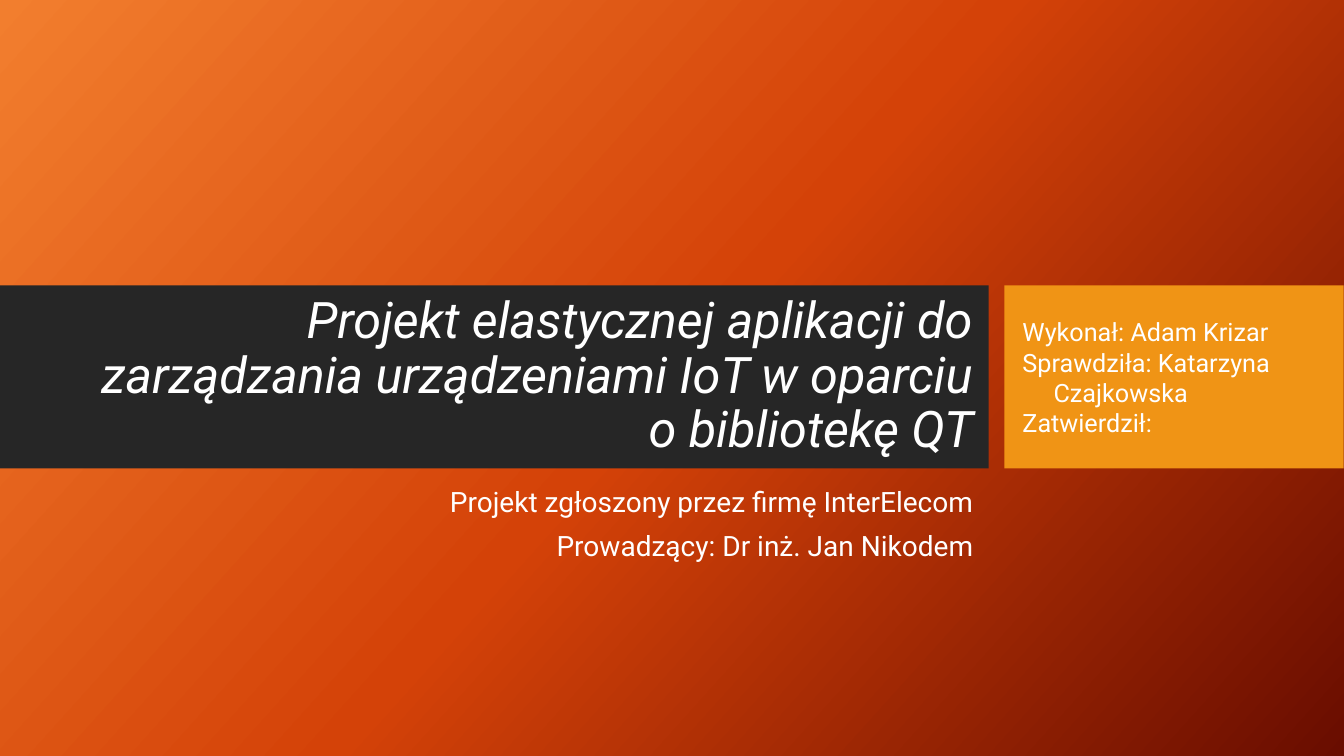
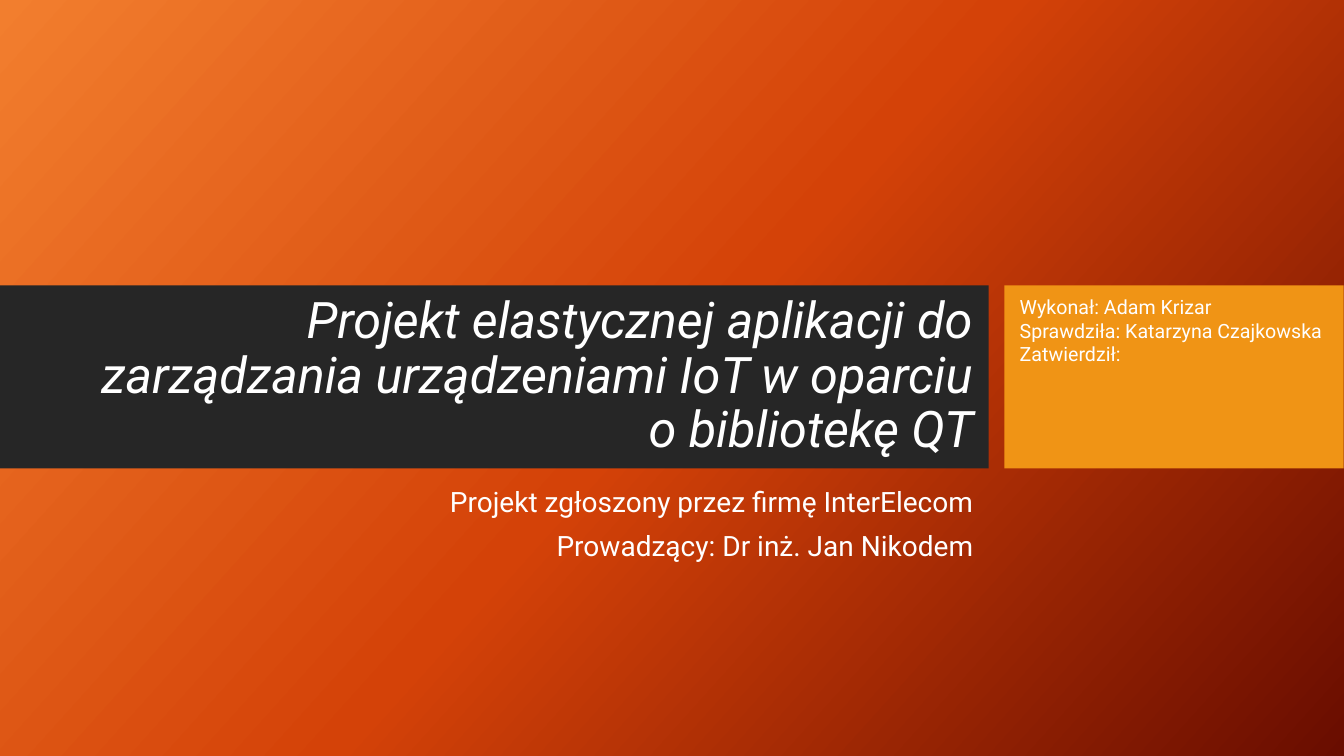
Before and after one commit to AdamStudies-PWR/ProjektZespolowyPWR, a slide deck: slide 1 of przentacja.pptx. Drawn at 1344x756 pixels with LibreOffice and Linux fonts; fonts in the diff are those of the drawing; background and template pictures are left out. Boxes give left, top, right and bottom in pixels: in the first picture for what was removed or moved away, otherwise in the second. Text is boxed around its words. In the diff, an @@ line names an element or a change of style, - is before the commit and + after.

Commit message:
Update prezentacja

```diff
--- a/przentacja.pptx
+++ b/przentacja.pptx
@@ text "Wykonał: Adam Krizar": place and size @@
-text "Wykonał: Adam Krizar" at <box>1022,322,1270,433</box>
+text "Wykonał: Adam Krizar" at <box>1020,299,1321,362</box>
@@ text "Wykonał: Adam Krizar" at <box>1020,299,1321,362</box>: size 18 to 14 pt @@
```
